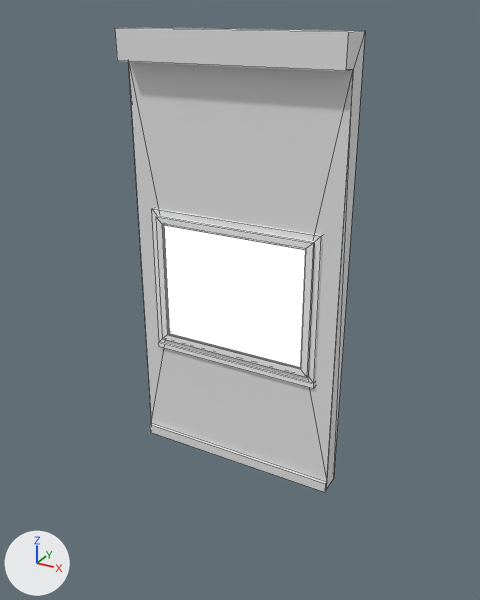
Two versions of the FBX model Assets/Assets/Walls/Walls/Entrance_WallWindow.fbx, one commit apart.
Camera for both pictures: a camera (50 mm lens) standing at (3.71, -4.89, 4.15) and looking at (1.01, 0.03, 1.69). The axes (+X, +Y, +Z) are drawn at lower left. The lights are the same throughout. Mesh edges are drawn as thin lines. Where no turn or scale is listed for an object, it has been applied to the vertices.

The older version as bpy lines, for what is in view:
```python
mat_m_wall = principled_material('M_Wall')
mat_m_wall.base_color = (0.8, 0.8, 0.8)  # white #e7e7e7
me_cube_015 = bpy.data.meshes.new('Cube.015')
me_cube_015.from_pydata(...)  # 88 vertices, 80 faces; spans x 0.0..2.0, y -0.25..0.1, z 0.0..4.0
# faces by material slot: [19, 1, 52, 4, 4]
me_cube_015.materials.append(mat_m_concrete)  # white #e7e7e7
me_cube_015.materials.append(mat_m_window)  # black #000000
me_cube_015.materials.append(mat_m_movieset)
me_cube_015.materials.append(mat_m_wall)  # white #e7e7e7
me_cube_015.materials.append(mat_m_wall2)  # white #e7e7e7
# before: 2 (0.0, -0.1, 0.0), 3 (0.0, 0.1, 0.0), 69 (2.0, 0.1, 0.0) at pixel (333, 478), 79 (2.0, -0.1, 0.0) at pixel (325, 490), 82 (0.0, -0.13, 0.0) at pixel (150, 432)
# before: 83 (2.0, -0.13, 0.0) at pixel (324, 492)
ob_entrance_wallwindow = bpy.data.objects.new('Entrance_WallWindow', me_cube_015)
ob_entrance_wallwindow.location = (0.0, 0.0, 0.0)
```
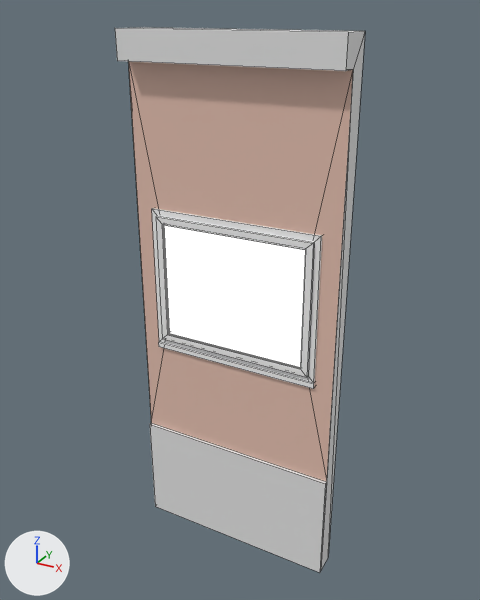
Boxes [x1, y1, x2, y2] around the edits, measured in the pictures (480 x 600 px; the box of a moved part takes in the faces that stretch with it):
'Entrance_WallWindow', recoloured, reshaped (white to beige, 17% taller): before [115, 27, 365, 492]; after [115, 27, 365, 573]
part 1 of me_cube_015, moved or reshaped: before [150, 33, 365, 492]; after [150, 33, 365, 573]

The change, as a list of edits to the scene's bpy script:
```text
Change mat_m_wall:
    mat_m_wall.base_color: (0.8, 0.8, 0.8) -> (0.8, 0.537, 0.443)  # white #e7e7e7 -> beige #e7c2b2
Change me_cube_015:
    where me_cube_015.from_pydata(...)  # 88 vertices, 80 faces; spans x 0.0..2.0, y -0.25..0.1, z 0.0..4.0
    used by ob_entrance_wallwindow; location = (0.0, 0.0, 0.0)
    me_cube_015 part 1
    add for i in [2, 3, 69, 79, 82, 83]: me_cube_015.vertices[i].co += Vector((0.0, 0.0, -1.0))
```
